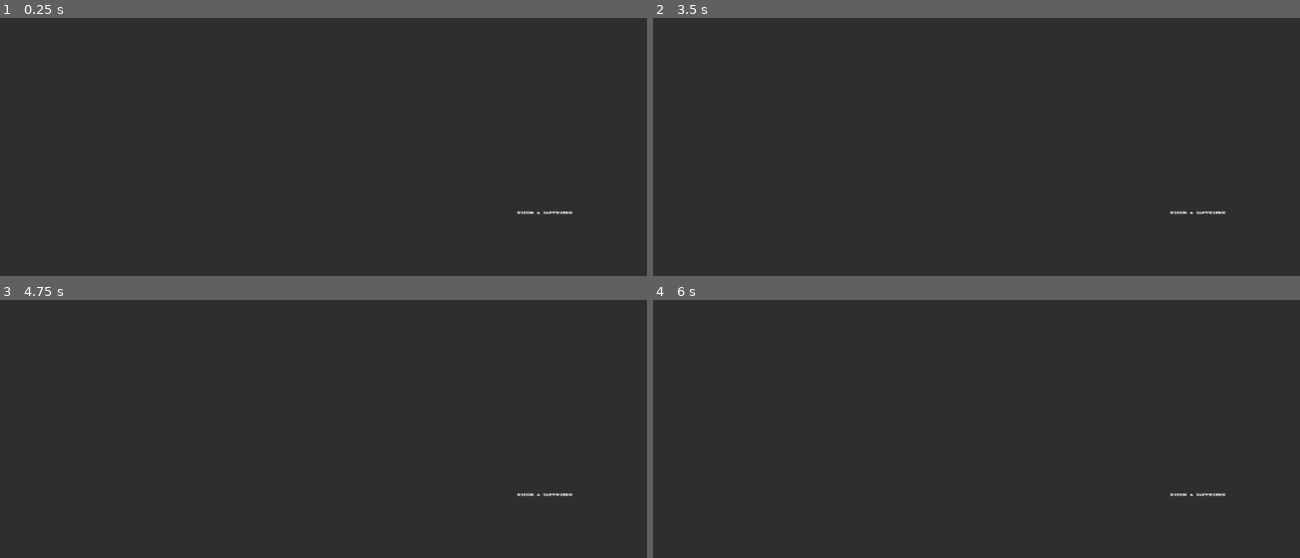
Above: before the commit, frames 1-4 (two rows, left to right).
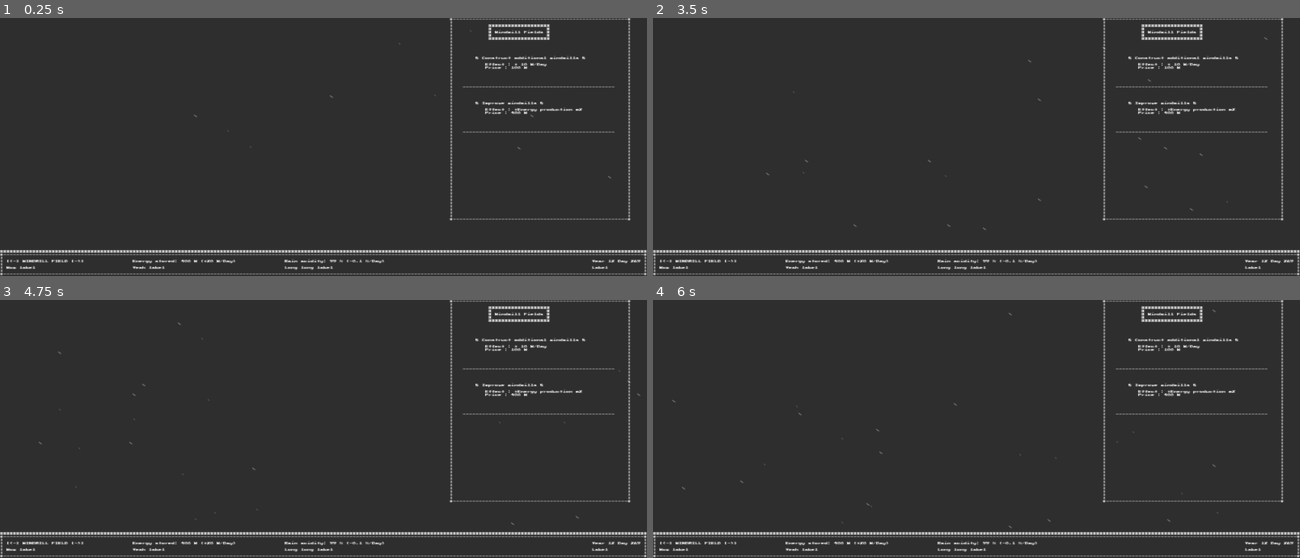
Above: after the commit, the same moments.

Repository: CreaJeu/terraforming-venus
Game: Godot game, scene res://scenes/main.tscn
The game is run twice, just before and just after one commit, with the same random seed, the same clock (stepped at 60 frames per second) and the same inputs.
Inputs:
- Up to frame 1 (0.25 s): no input
- Up to frame 2 (3.5 s): tap Enter (ui_accept) at 0.5, 0.77, 1.52, 3.02 s; hold D (right) 0.53-1.28 s; hold S (down) 1.28-2.03 s; hold D (right) 2.03-2.78 s; hold Z (up) from 2.78 s (still down)
- Up to frame 3 (4.75 s): tap Enter (ui_accept) at 3.5, 3.77, 4.52 s; release Z (up) at 3.53 s; hold Q (left) from 3.53 s (still down)
- Up to frame 4 (6 s): release Q (left) at 5.03 s; hold S (down) 5.03-5.78 s; hold D (right) from 5.78 s (still down)

The runs differ from the first frame. In frame 1, 3.4% of the frame differs, in the area x 0-100%, y 0-100%; in frame 2, 3.4%; in frame 3, 3.4%; in frame 4, 3.4%.
Error before the commit: Modulo by zero error in operator '%'. (res://scripts/game_state.gd:25)
Error after the commit: Modulo by zero error in operator '%'. (res://scripts/game_state.gd:38)

Commit message:
Working on upgrades

Diff:
--- a/project.godot
+++ b/project.godot
@@ -57,6 +57,11 @@
 
 [input]
 
+exit={
+"deadzone": 0.2,
+"events": [Object(InputEventKey,"resource_local_to_scene":false,"resource_name":"","device":-1,"window_id":0,"alt_pressed":false,"shift_pressed":false,"ctrl_pressed":false,"meta_pressed":false,"pressed":false,"keycode":0,"physical_keycode":4194305,"key_label":0,"unicode":0,"location":0,"echo":false,"script":null)
+]
+}
 left={
 "deadzone": 0.2,
 "events": [Object(InputEventKey,"resource_local_to_scene":false,"resource_name":"","device":-1,"window_id":0,"alt_press …(192 unchanged characters)…
@@ -97,6 +102,7 @@
 , Object(InputEventKey,"resource_local_to_scene":false,"resource_name":"","device":-1,"window_id":0,"alt_pressed":false …(186 unchanged characters)…
 ]
 }
+
 exit={
 "deadzone": 0.2,
 "events": [Object(InputEventKey,"resource_local_to_scene":false,"resource_name":"","device":-1,"window_id":0,"alt_press …(195 unchanged characters)…
--- a/scenes/building.tscn
+++ b/scenes/building.tscn
@@ -2,7 +2,6 @@
 
 [ext_resource type="Script" uid="uid://c7nqptnp4kcpr" path="res://scripts/building.gd" id="1_ejq8p"]
 [ext_resource type="LabelSettings" uid="uid://po5dxq7k46vm" path="res://godot_only/label_settings.tres" id="1_n8bkc"]
-[ext_resource type="PackedScene" uid="uid://cwxythcsu30vk" path="res://scenes/upgrade.tscn" id="2_uvy8r"]
 
 [node name="building_Node2D" type="Node2D" unique_id=909114598]
 script = ExtResource("1_ejq8p")
@@ -87,14 +86,3 @@
 #                             #
 ###############################"
 label_settings = ExtResource("1_n8bkc")
-
-[node name="upgradeList_Node2D" type="Node2D" parent="." unique_id=1695816068]
-position = Vector2(144, 9)
-
-[node name="bidon_upgrade_Node2D" parent="upgradeList_Node2D" unique_id=2074544727 instance=ExtResource("2_uvy8r")]
-position = Vector2(0, 1)
-effect_energy = 0
-
-[node name="bidon2_upgrade_Node2D" parent="upgradeList_Node2D" unique_id=1157117742 instance=ExtResource("2_uvy8r")]
-position = Vector2(0, 9)
-selected = true
--- a/scenes/main.tscn
+++ b/scenes/main.tscn
@@ -1,19 +1,32 @@
 [gd_scene format=3 uid="uid://cegowu5wm8rcl"]
 
-[ext_resource type="LabelSettings" uid="uid://po5dxq7k46vm" path="res://godot_only/label_settings.tres" id="1_o5qli"]
+[ext_resource type="PackedScene" uid="uid://bnigiwvjx0pm4" path="res://scenes/rain.tscn" id="2_0wfyh"]
 [ext_resource type="Script" uid="uid://b6thy2gm65e1f" path="res://scripts/game_state.gd" id="2_sugp2"]
+[ext_resource type="PackedScene" uid="uid://hodjx1ojhhcg" path="res://scenes/barre_ui.tscn" id="3_tbgi4"]
+[ext_resource type="PackedScene" uid="uid://cwxythcsu30vk" path="res://scenes/upgrades/upgrade_more_windmills.tscn" id="3_tefeu"]
+[ext_resource type="PackedScene" uid="uid://uuimb4h1kpls" path="res://scenes/building.tscn" id="4_jyhfs"]
+[ext_resource type="PackedScene" uid="uid://dceryyv6hwq4t" path="res://scenes/upgrades/upgrade_better_windmills.tscn" id="4_o6xl0"]
 
 [node name="main_Node" type="Node" unique_id=767560022]
-
-[node name="bidon_Label" type="Label" parent="." unique_id=1517191274]
-offset_left = 60.0
-offset_top = 20.0
-offset_right = 80.0
-offset_bottom = 24.0
-text = "BIDON à SUPPRIMER"
-label_settings = ExtResource("1_o5qli")
 
 [node name="gameState_Node" type="Node" parent="." unique_id=2142190266]
 script = ExtResource("2_sugp2")
 
-[node name="blbl_Camera2D" type="Camera2D" parent="." unique_id=1012836297]
+[node name="Windmills" parent="." unique_id=909114598 node_paths=PackedStringArray("selected_upgrade") instance=ExtResource("4_jyhfs")]
+title = "Windmill Fields"
+selected_upgrade = NodePath("more_windmills_upgrade")
+
+[node name="more_windmills_upgrade" parent="Windmills" unique_id=2074544727 instance=ExtResource("3_tefeu")]
+position = Vector2(143, 12)
+
+[node name="better_windmills_upgrade" parent="Windmills" unique_id=1010106578 instance=ExtResource("4_o6xl0")]
+position = Vector2(143, 26)
+
+[node name="Camera2D" type="Camera2D" parent="." unique_id=1012836297]
+anchor_mode = 0
+
+[node name="Rain" parent="Camera2D" unique_id=869737895 instance=ExtResource("2_0wfyh")]
+z_index = -1
+
+[node name="ui_bar" parent="Camera2D" unique_id=1323076745 instance=ExtResource("3_tbgi4")]
+position = Vector2(0, 72)
--- a/scenes/upgrade.tscn
+++ /dev/null
@@ -1,49 +0,0 @@
-[gd_scene format=3 uid="uid://cwxythcsu30vk"]
-
-[ext_resource type="Script" uid="uid://dpgyt6sjh0ln1" path="res://scripts/upgrade.gd" id="1_b2g4b"]
-[ext_resource type="LabelSettings" uid="uid://po5dxq7k46vm" path="res://godot_only/label_settings.tres" id="1_xsw34"]
-[ext_resource type="PackedScene" uid="uid://cd2tvgt7xf8h3" path="res://scenes/blink_label.tscn" id="3_g1npk"]
-
-[node name="upgrade_Node2D" type="Node2D" unique_id=2074544727]
-script = ExtResource("1_b2g4b")
-
-[node name="name_Label" type="Label" parent="." unique_id=808119497]
-offset_left = 4.0
-offset_right = 44.0
-offset_bottom = 1.0
-text = ". Placeholder upgrade thing stuff ."
-label_settings = ExtResource("1_xsw34")
-
-[node name="effect_Label" type="Label" parent="." unique_id=1767086654]
-offset_left = 4.0
-offset_top = 2.0
-offset_right = 42.0
-offset_bottom = 3.0
-text = "   Effect : rain +??? mm"
-label_settings = ExtResource("1_xsw34")
-
-[node name="price_Label" type="Label" parent="." unique_id=547317410]
-offset_left = 4.0
-offset_top = 3.0
-offset_right = 22.0
-offset_bottom = 4.0
-text = "   Price : ????? W"
-label_settings = ExtResource("1_xsw34")
-
-[node name="buy_Label" type="Label" parent="." unique_id=859475095]
-offset_left = 7.0
-offset_top = 6.0
-offset_right = 21.0
-offset_bottom = 7.0
-text = "Buy [E]: ??? W"
-label_settings = ExtResource("1_xsw34")
-
-[node name="pointer_Label" type="Label" parent="." unique_id=215427329]
-offset_left = 3.0
-offset_top = 6.0
-offset_right = 5.0
-offset_bottom = 7.0
-text = "=>"
-label_settings = ExtResource("1_xsw34")
-
-[node name="BlinkLabel" parent="pointer_Label" unique_id=1665782607 instance=ExtResource("3_g1npk")]
--- /dev/null
+++ b/scenes/upgrades/upgrade_better_windmills.tscn
@@ -0,0 +1,58 @@
+[gd_scene format=3 uid="uid://dceryyv6hwq4t"]
+
+[ext_resource type="Script" uid="uid://cx8kx5u3w148m" path="res://scripts/upgrades/better_windmills.gd" id="1_wwll0"]
+[ext_resource type="LabelSettings" uid="uid://po5dxq7k46vm" path="res://godot_only/label_settings.tres" id="2_5baib"]
+[ext_resource type="PackedScene" uid="uid://cd2tvgt7xf8h3" path="res://scenes/blink_label.tscn" id="3_syfrc"]
+
+[node name="better_windmills_upgrade" type="Node2D" unique_id=2074544727]
+script = ExtResource("1_wwll0")
+
+[node name="name_Label" type="Label" parent="." unique_id=808119497]
+offset_left = 4.0
+offset_right = 34.0
+offset_bottom = 1.0
+text = "& Improve windmills &"
+label_settings = ExtResource("2_5baib")
+
+[node name="effect_Label" type="Label" parent="." unique_id=1767086654]
+offset_left = 4.0
+offset_top = 2.0
+offset_right = 42.0
+offset_bottom = 3.0
+text = "   Effect : +Energy production x2"
+label_settings = ExtResource("2_5baib")
+
+[node name="price_Label" type="Label" parent="." unique_id=547317410]
+offset_left = 4.0
+offset_top = 3.0
+offset_right = 22.0
+offset_bottom = 4.0
+text = "   Price : 400 W"
+label_settings = ExtResource("2_5baib")
+
+[node name="buy_Label" type="Label" parent="." unique_id=859475095]
+visible = false
+offset_left = 7.0
+offset_top = 6.0
+offset_right = 21.0
+offset_bottom = 7.0
+text = "Buy [E]: ??? W"
+label_settings = ExtResource("2_5baib")
+
+[node name="pointer_Label" type="Label" parent="." unique_id=215427329]
+visible = false
+offset_left = 3.0
+offset_top = 6.0
+offset_right = 5.0
+offset_bottom = 7.0
+text = "=>"
+label_settings = ExtResource("2_5baib")
+
+[node name="BlinkLabel" parent="pointer_Label" unique_id=1665782607 instance=ExtResource("3_syfrc")]
+
+[node name="Separator" type="Label" parent="." unique_id=2018465745]
+offset_top = 9.0
+offset_right = 47.0
+offset_bottom = 10.0
+text = "-----------------------------------------------"
+label_settings = ExtResource("2_5baib")
--- /dev/null
+++ b/scenes/upgrades/upgrade_more_windmills.tscn
@@ -0,0 +1,58 @@
+[gd_scene format=3 uid="uid://cwxythcsu30vk"]
+
+[ext_resource type="Script" uid="uid://dpgyt6sjh0ln1" path="res://scripts/upgrades/more_windmills.gd" id="1_dvb5a"]
+[ext_resource type="LabelSettings" uid="uid://po5dxq7k46vm" path="res://godot_only/label_settings.tres" id="2_ihlaf"]
+[ext_resource type="PackedScene" uid="uid://cd2tvgt7xf8h3" path="res://scenes/blink_label.tscn" id="3_q17hp"]
+
+[node name="more_windmills_upgrade" type="Node2D" unique_id=2074544727]
+script = ExtResource("1_dvb5a")
+
+[node name="name_Label" type="Label" parent="." unique_id=808119497]
+offset_left = 4.0
+offset_right = 34.0
+offset_bottom = 1.0
+text = "& Construct additional windmills &"
+label_settings = ExtResource("2_ihlaf")
+
+[node name="effect_Label" type="Label" parent="." unique_id=1767086654]
+offset_left = 4.0
+offset_top = 2.0
+offset_right = 42.0
+offset_bottom = 3.0
+text = "   Effect : + 10 W/Day"
+label_settings = ExtResource("2_ihlaf")
+
+[node name="price_Label" type="Label" parent="." unique_id=547317410]
+offset_left = 4.0
+offset_top = 3.0
+offset_right = 22.0
+offset_bottom = 4.0
+text = "   Price : 100 W"
+label_settings = ExtResource("2_ihlaf")
+
+[node name="buy_Label" type="Label" parent="." unique_id=859475095]
+visible = false
+offset_left = 7.0
+offset_top = 6.0
+offset_right = 21.0
+offset_bottom = 7.0
+text = "Buy [E]: ??? W"
+label_settings = ExtResource("2_ihlaf")
+
+[node name="pointer_Label" type="Label" parent="." unique_id=215427329]
+visible = false
+offset_left = 3.0
+offset_top = 6.0
+offset_right = 5.0
+offset_bottom = 7.0
+text = "=>"
+label_settings = ExtResource("2_ihlaf")
+
+[node name="BlinkLabel" parent="pointer_Label" unique_id=1665782607 instance=ExtResource("3_q17hp")]
+
+[node name="Separator" type="Label" parent="." unique_id=2018465745]
+offset_top = 9.0
+offset_right = 47.0
+offset_bottom = 10.0
+text = "-----------------------------------------------"
+label_settings = ExtResource("2_ihlaf")
--- a/scripts/barre_ui.gd
+++ b/scripts/barre_ui.gd
@@ -1,3 +1,4 @@
+class_name UIBar
 extends Node2D
 
 @onready var BuildingSelect: Label = $TextLine1/BuildingSelect
--- a/scripts/building.gd
+++ b/scripts/building.gd
@@ -4,18 +4,21 @@
 @export
 var title: String = "~  Placeholder Building cool  ~"
 
-@export var selected_upgrade: Upgrade
+@export var selected_upgrade: Node2D
 
 func _ready() -> void:
-	var char_number = title.length() + 2
-	var text = "#" + "#".repeat(char_number) + "#" + "\n"
-	text += "#" + " ".repeat(char_number) + "#" + "\n"
-	text += "# " + title + " #\n"
-	text += "#" + " ".repeat(char_number) + "#" + "\n"
-	text += "#" + "#".repeat(char_number) + "#" + "\n"
+	$title_Label.text = make_ui_title_from_text(title)
+	#$upgradeList_Node2D/bidon_upgrade_Node2D.blbl()
 
-	$title_Label.text = text
-	#$upgradeList_Node2D/bidon_upgrade_Node2D.blbl()
+func make_ui_title_from_text(text: String) -> String:
+	var char_number = text.length() + 2
+	var new_text = "#" + "#".repeat(char_number) + "#" + "\n"
+	new_text += "#" + " ".repeat(char_number) + "#" + "\n"
+	new_text += "# " + text + " #\n"
+	new_text += "#" + " ".repeat(char_number) + "#" + "\n"
+	new_text += "#" + "#".repeat(char_number) + "#" + "\n"
+	return new_text
+
 
 #func _process(delta: float) -> void:
 	#pass
--- a/scripts/game_state.gd
+++ b/scripts/game_state.gd
@@ -7,11 +7,24 @@
 @export var selected_building: int = 0
 @export var all_buildings: Array[Building]
 @export var camera: OurCamera
+@export var ui_bar: UIBar
 
 var current_day: float
 
 #func _ready() -> void:
 	#pass # Replace with function body.
+
+func set_energy_income(new_income: int):
+	energy_income = new_income
+	ui_bar.update_energy_income_label(new_income)
+
+func add_to_energy_storage(added_energy: int):
+	energy += added_energy
+	ui_bar.update_energy_stored_label(energy)
+
+func take_to_energy_storage(taken_energy: int):
+	energy -= taken_energy
+	ui_bar.update_energy_stored_label(energy)
 
 
 func _process(delta: float) -> void:
--- a/scripts/upgrade.gd
+++ /dev/null
@@ -1,33 +0,0 @@
-class_name Upgrade
-extends Node2D
-
-@export var name_str: String = ". Placeholder upgrade thing stuff ."
-@export var effect_acidity: float = -10
-@export var effect_energy: int = +10
-@export var price: int = 99
-@export var selected: bool = false
-
-func _ready() -> void:
-	$name_Label.text = name_str
-	if(effect_acidity != 0):
-		$effect_Label.text = "effect : acidity %f %%/Day" % effect_acidity
-	if(effect_energy != 0):
-		$effect_Label.text = "effect : energy +%d W/Day" % effect_energy
-	$price_Label.text = "price : %d W" % price
-
-	if selected:
-		select()
-	else:
-		deselect()
-
-func select() -> void:
-	selected = true
-	$pointer_Label.show()
-	$buy_Label.show()
-	$pointer_Label/BlinkLabel.process_mode = Node.PROCESS_MODE_INHERIT
-
-func deselect() -> void:
-	selected = false
-	$pointer_Label.hide()
-	$buy_Label.hide()
-	$pointer_Label/BlinkLabel.process_mode = Node.PROCESS_MODE_DISABLED
--- /dev/null
+++ b/scripts/upgrades/better_windmills.gd
@@ -0,0 +1,24 @@
+class_name BetterWindmills
+extends Node2D
+
+@export var energy_multiplier: float = 2.0
+@export var price: int = 400
+@export var selected: bool = false
+
+func _ready() -> void:
+	if selected:
+		select()
+	else:
+		deselect()
+
+func select() -> void:
+	selected = true
+	$pointer_Label.show()
+	$buy_Label.show()
+	$pointer_Label/BlinkLabel.process_mode = Node.PROCESS_MODE_INHERIT
+
+func deselect() -> void:
+	selected = false
+	$pointer_Label.hide()
+	$buy_Label.hide()
+	$pointer_Label/BlinkLabel.process_mode = Node.PROCESS_MODE_DISABLED
--- /dev/null
+++ b/scripts/upgrades/more_windmills.gd
@@ -0,0 +1,28 @@
+class_name MoreWindmills
+extends Node2D
+
+@export var additional_energy: int = 10
+@export var price: int = 100
+@export var selected: bool = false
+@export var gamestate: GameState
+
+func _ready() -> void:
+	if selected:
+		select()
+	else:
+		deselect()
+
+func apply() -> void:
+	gamestate.set_energy_income(gamestate.energy_income + additional_energy)
+
+func select() -> void:
+	selected = true
+	$pointer_Label.show()
+	$buy_Label.show()
+	$pointer_Label/BlinkLabel.process_mode = Node.PROCESS_MODE_INHERIT
+
+func deselect() -> void:
+	selected = false
+	$pointer_Label.hide()
+	$buy_Label.hide()
+	$pointer_Label/BlinkLabel.process_mode = Node.PROCESS_MODE_DISABLED
Not shown, added: scripts/upgrades/better_windmills.gd.uid
Renamed: scripts/upgrade.gd.uid -> scripts/upgrades/more_windmills.gd.uid
